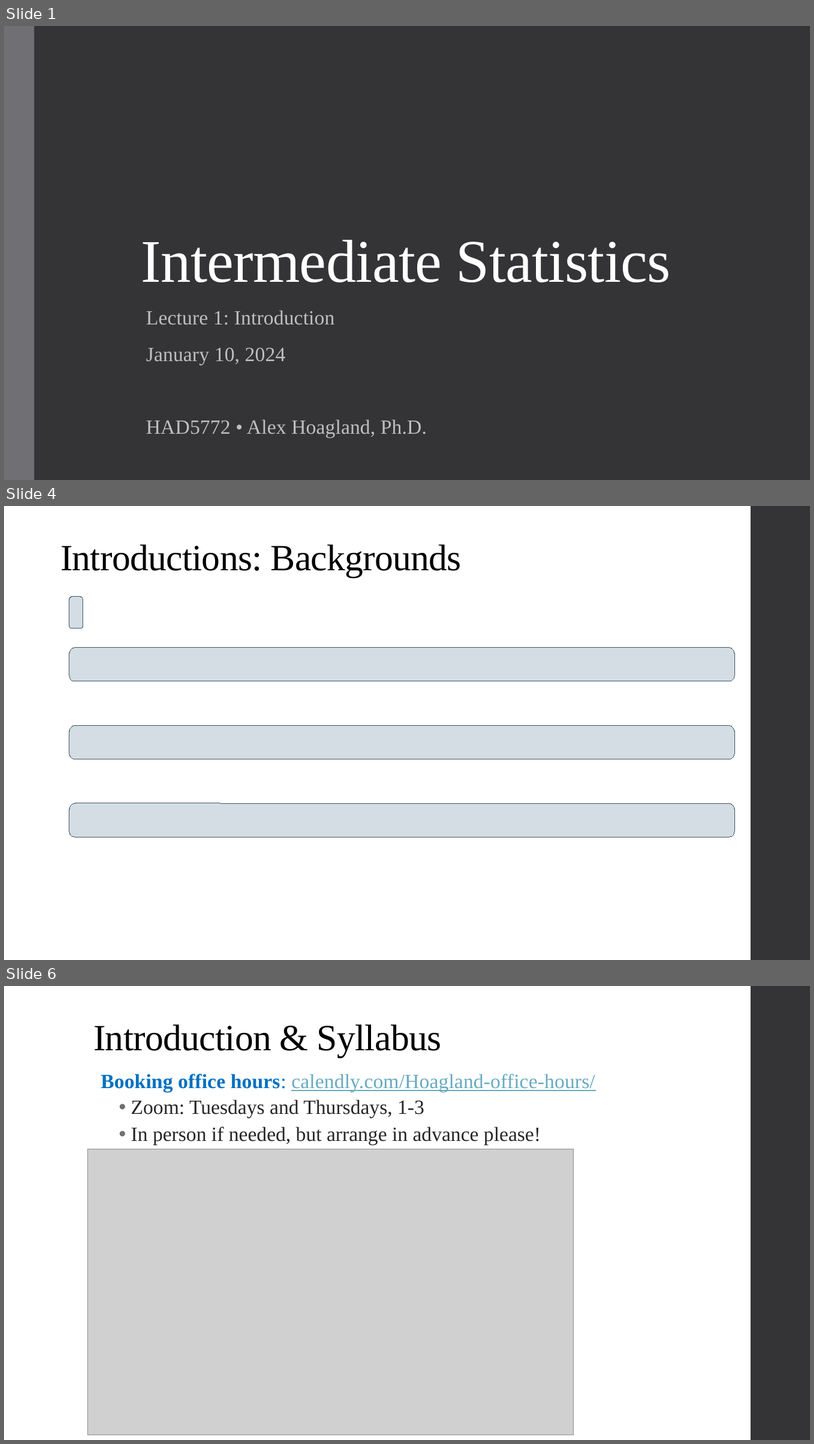
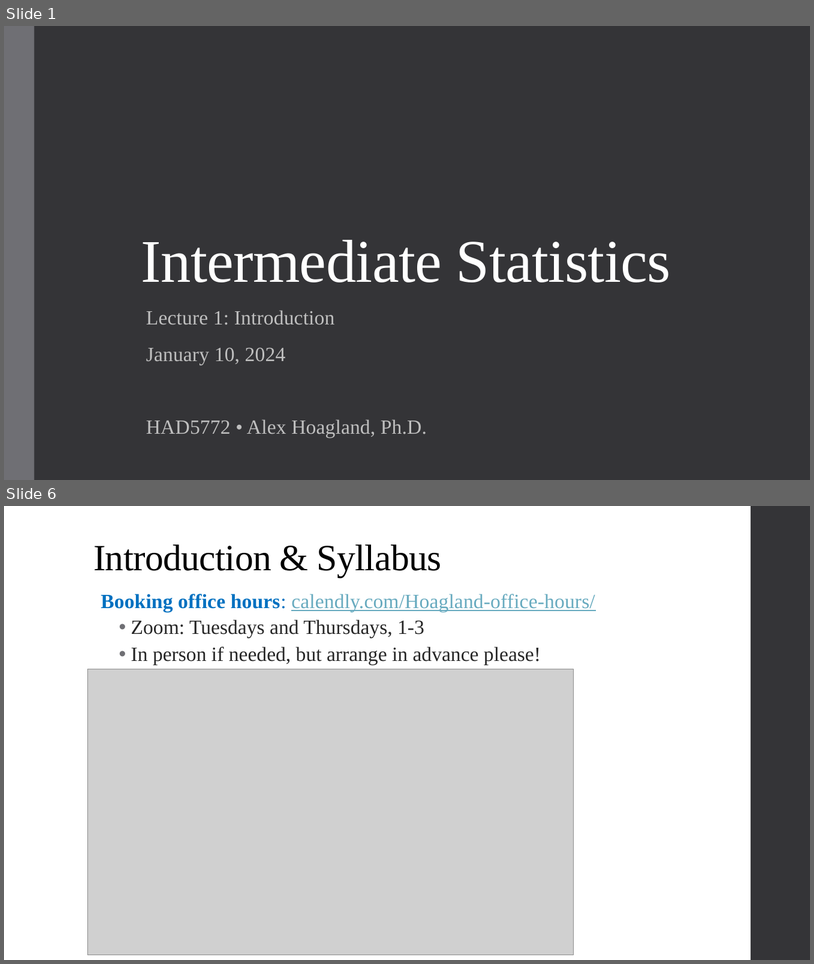
Before and after one commit to alex-hoagland/HAD5772, a slide deck: Lectures/Lecture01_Introduction/Lecture1_Intro.pptx. Shown one above the other, each under a label of ours: slides 1, 4 and 6 before the commit, slides 1 and 6 after it; the slides between them are not shown. The pictures are 814x1444 and 814x964 pixels, drawn with LibreOffice and Linux fonts; fonts in the diff are those of the drawing; grey boxes stand for pictures. Boxes give left, top, right and bottom in pixels: in the first picture for what was removed or moved away, otherwise in the second. Text is boxed around its words. In the diff, an @@ line names an element or a change of style, - is before the commit and + after.

```diff
--- a/Lectures/Lecture01_Introduction/Lecture1_Intro.pptx
+++ b/Lectures/Lecture01_Introduction/Lecture1_Intro.pptx
@@ slide 4 removed at (4, 506, 810, 960), background #FFFFFF; not listed: 1 template element that a slide beside it also shows @@
@@ title removed at (60, 544, 462, 577) @@
-Introductions: Backgrounds
@@ rounded rectangle removed at (69, 597, 83, 628) @@
@@ rounded rectangle removed at (69, 648, 735, 681) @@
@@ rounded rectangle removed at (69, 725, 735, 759) @@
@@ rounded rectangle removed at (69, 803, 735, 837) @@
```
Also in this commit, not shown: 5 slides changed, 3 slides added, 1 other slide removed, 3 other files.
